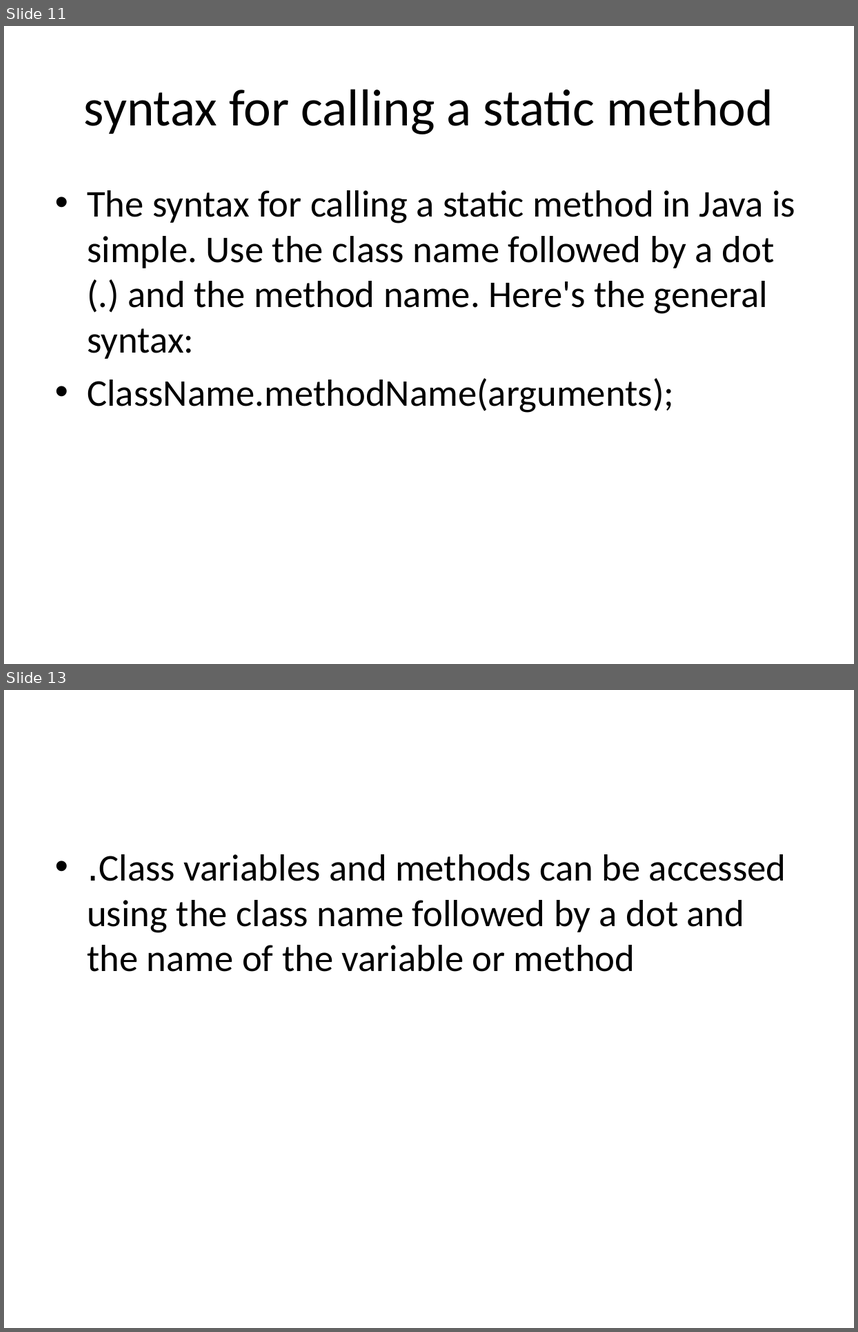
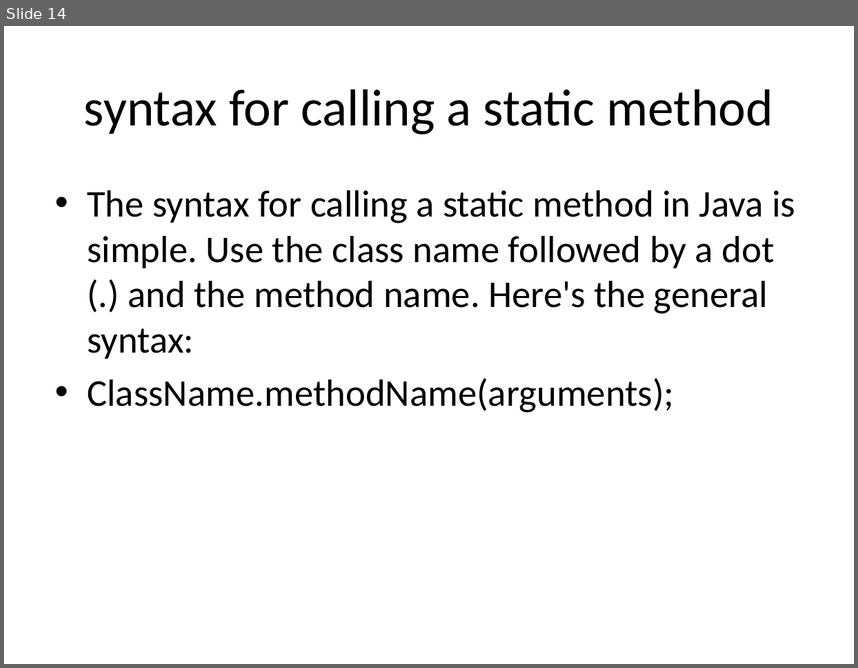
Before and after one commit to devipriyak/23-batch-III-SEM-JAVA, a slide deck: Static Keyword.pptx. Shown one above the other, each under a label of ours: slides 11 and 13 before the commit, slide 14 after it; the slides between them are not shown. The pictures are 858x1332 and 858x668 pixels, drawn with LibreOffice and Linux fonts; fonts in the diff are those of the drawing. Boxes give left, top, right and bottom in pixels: in the first picture for what was removed or moved away, otherwise in the second. Text is boxed around its words. In the diff, an @@ line names an element or a change of style, - is before the commit and + after.

```diff
--- a/Static Keyword.pptx
+++ b/Static Keyword.pptx
@@ slide 13 removed at <box>4,690,854,1328</box>, background #FFFFFF @@
@@ text removed at <box>87,854,786,972</box> @@
-• .Class variables and methods can be accessed using the class name followed by a dot and the name of the variable or method
@@ what was slide 11 is now slide 14 @@
```
Also in this commit, not shown: 6 slides changed, 3 slides added, 2 other slides removed.
